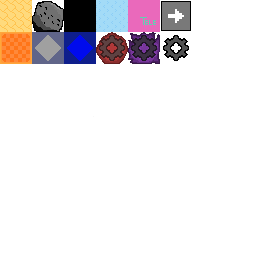
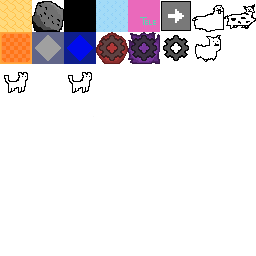
Layers edited between the first and the second w=256, h=256 image:
painted on "bananasheet.png" over (4, 4, 256, 93)
